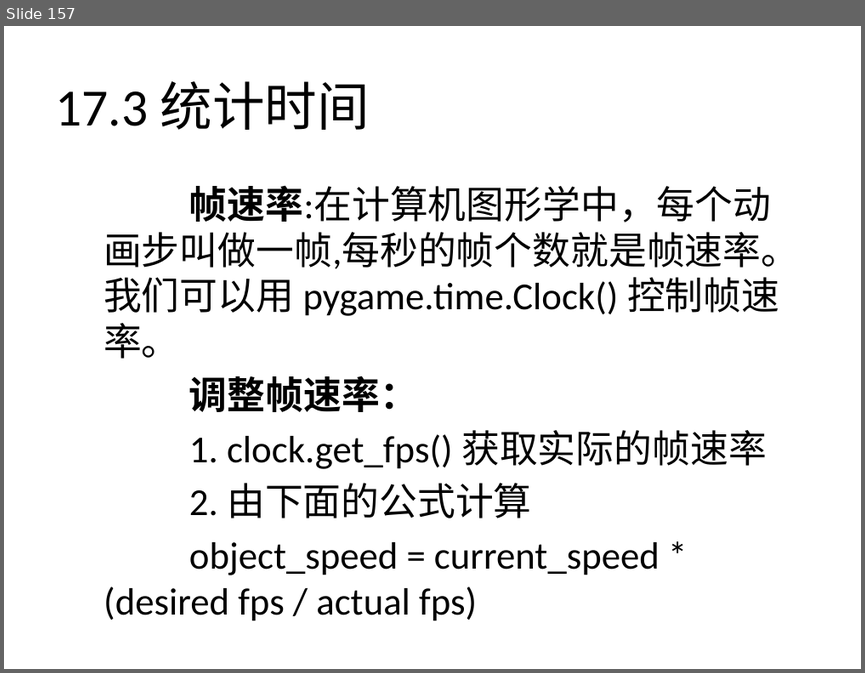
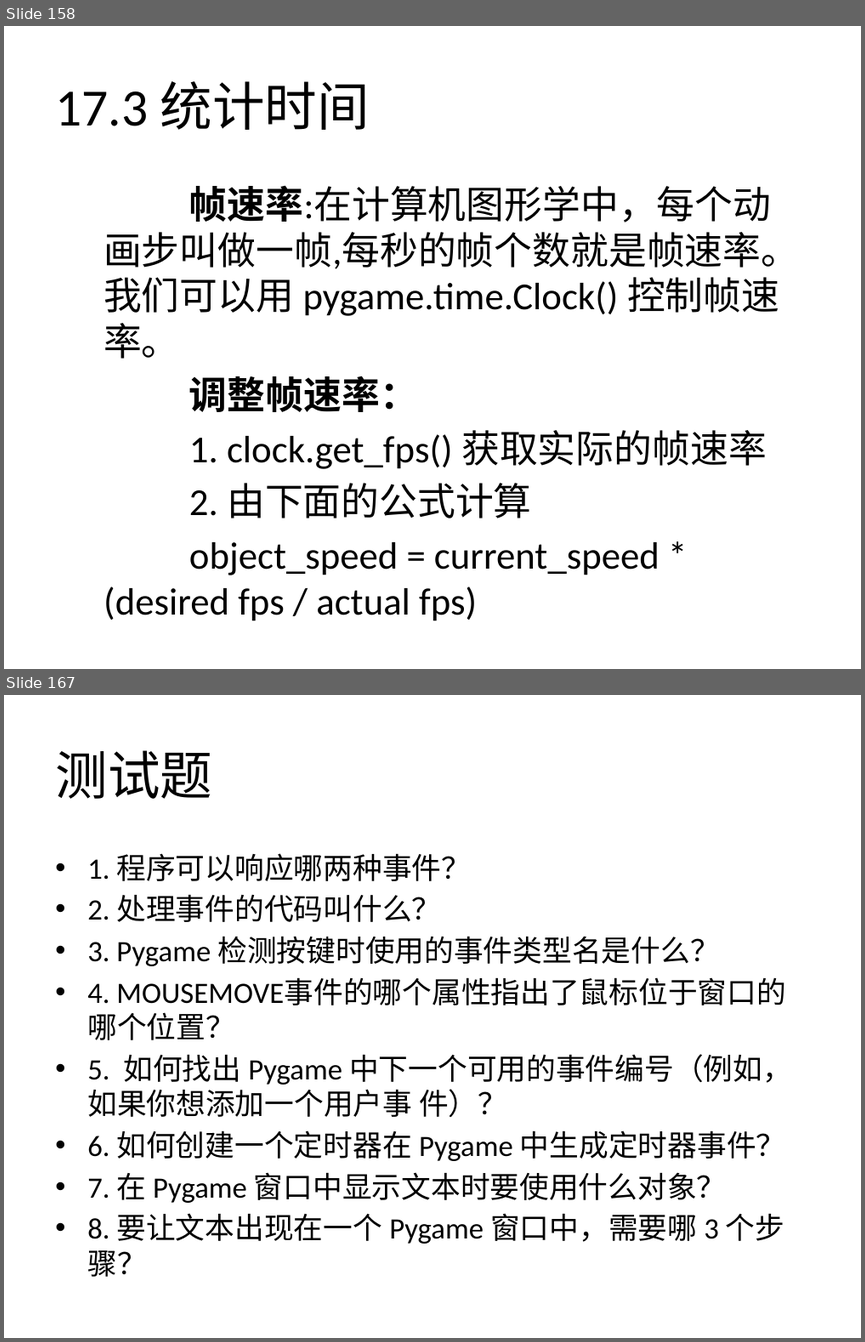
Before and after one commit to zhinan18/Python3, a slide deck: readme/Python3.pptx. Shown one above the other, each under a label of ours: slide 157 before the commit, slides 158 and 167 after it; the slides between them are not shown. The pictures are 865x673 and 865x1342 pixels, drawn with LibreOffice and Linux fonts; fonts in the diff are those of the drawing. Boxes give left, top, right and bottom in pixels: in the first picture for what was removed or moved away, otherwise in the second. Text is boxed around its words. In the diff, an @@ line names an element or a change of style, - is before the commit and + after.

Commit message:
“‘添加ppt

```diff
--- a/readme/Python3.pptx
+++ b/readme/Python3.pptx
@@ slide 167 added at [4,695,861,1338], background #FFFFFF @@
@@ title added at [55,750,212,799], 44 pt, text #000000 @@
+测试题
@@ text added at [87,853,792,1276], 24.8 pt, text #000000 @@
+• 1. 程序可以响应哪两种事件？
+• 2. 处理事件的代码叫什么？
+• 3. Pygame 检测按键时使用的事件类型名是什么？
+• 4. MOUSEMOVE事件的哪个属性指出了鼠标位于窗口的哪个位置？
+• 5. 如何找出 Pygame 中下一个可用的事件编号（例如，如果你想添加一个用户事 件）？
+• 6. 如何创建一个定时器在 Pygame 中生成定时器事件？
+• 7. 在 Pygame 窗口中显示文本时要使用什么对象？
+• 8. 要让文本出现在一个 Pygame 窗口中，需要哪 3 个步骤？
@@ what was slide 157 is now slide 158 @@
```
Also in this commit, not shown: 2 slides changed, 9 other slides added, 7 other files.
